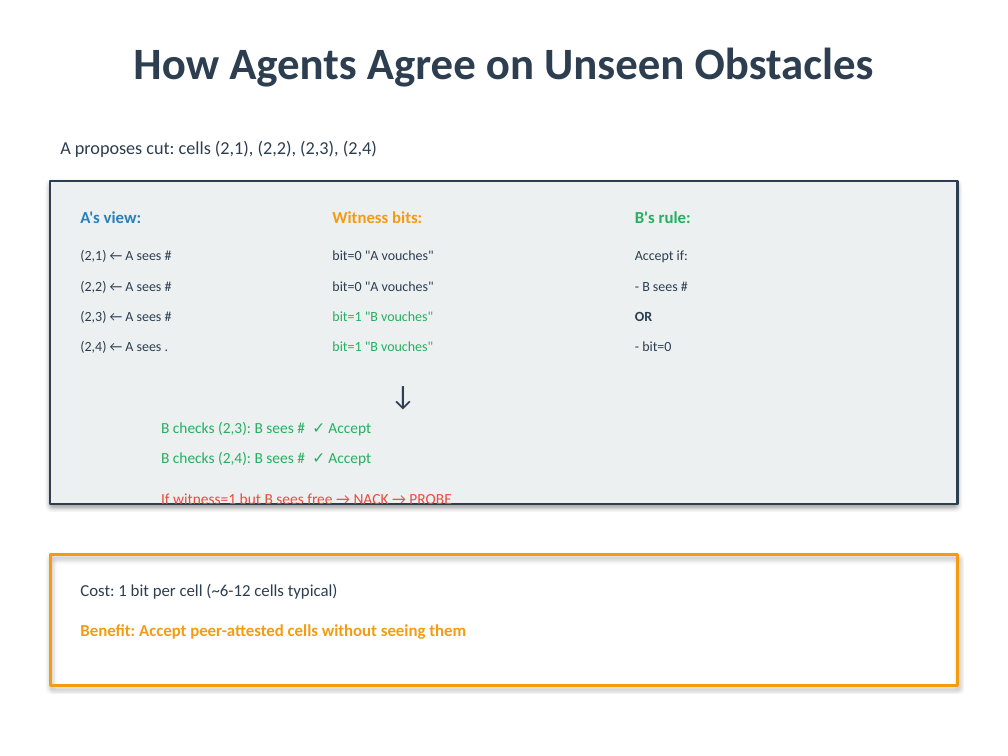
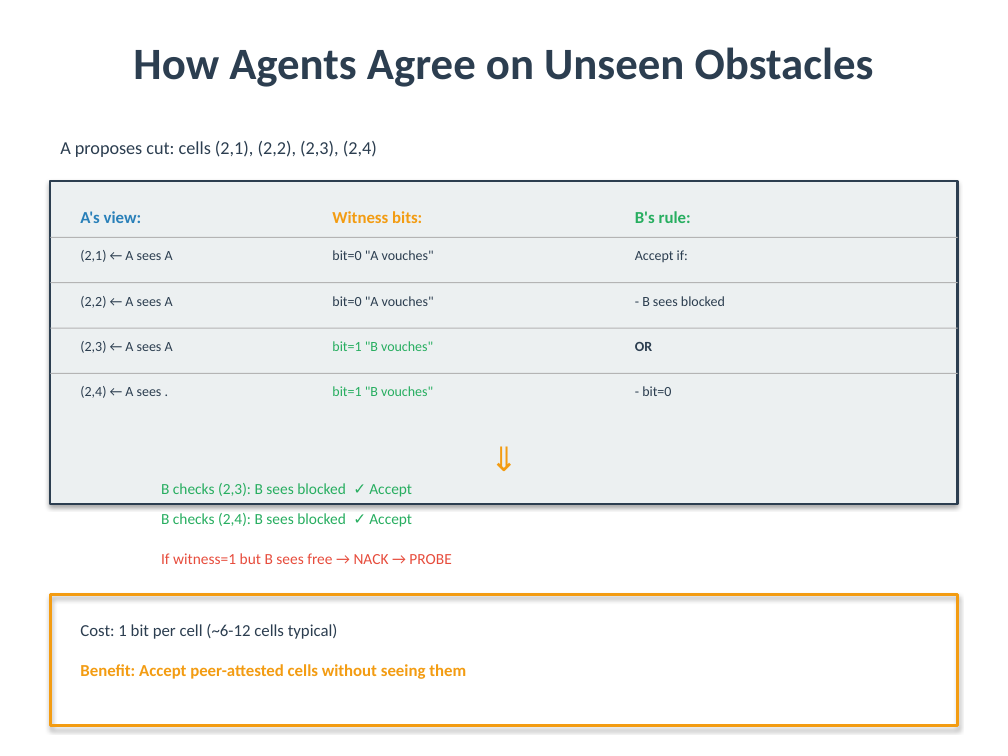
Before and after one commit to Bryan-Nsoh/slide-maker, a slide deck: slide 3 of CertTalk_Presentation.pptx. Drawn at 1008x756 pixels with LibreOffice and Linux fonts; fonts in the diff are those of the drawing. Boxes give left, top, right and bottom in pixels: in the first picture for what was removed or moved away, otherwise in the second. Text is boxed around its words. In the diff, an @@ line names an element or a change of style, - is before the commit and + after.

```diff
--- a/CertTalk_Presentation.pptx
+++ b/CertTalk_Presentation.pptx
@@ rectangle added at box(50, 237, 958, 238), fill #B4B4B4 @@
@@ text at box(80, 250, 173, 262): text changed @@
-(2,1) ← A sees #
+(2,1) ← A sees A
@@ rectangle added at box(50, 282, 958, 283), fill #B4B4B4 @@
@@ text at box(80, 296, 173, 308): text changed @@
-(2,2) ← A sees #
+(2,2) ← A sees A
@@ text "bit=0 "A vouches"": place and size @@
-text "bit=0 "A vouches"" at box(332, 281, 434, 291)
+text "bit=0 "A vouches"" at box(332, 296, 434, 306)
@@ text at box(642, 296, 725, 306): text changed @@
-- B sees #
+- B sees blocked
@@ rectangle added at box(50, 328, 958, 329), fill #B4B4B4 @@
@@ text at box(80, 341, 173, 353): text changed @@
-(2,3) ← A sees #
+(2,3) ← A sees A
@@ text "OR": place and size @@
-text "OR" at box(635, 312, 652, 321)
+text "OR" at box(635, 342, 652, 351)
@@ rectangle added at box(50, 373, 958, 374), fill #B4B4B4 @@
@@ text "(2,4) ← A sees .": place and size @@
-text "(2,4) ← A sees ." at box(80, 341, 162, 353)
+text "(2,4) ← A sees ." at box(80, 386, 162, 398)
@@ text "bit=1 "B vouches"": place and size @@
-text "bit=1 "B vouches"" at box(332, 311, 433, 321)
+text "bit=1 "B vouches"" at box(332, 386, 433, 396)
@@ text "- bit=0": place and size @@
-text "- bit=0" at box(642, 341, 671, 351)
+text "- bit=0" at box(642, 386, 671, 396)
@@ text at box(454, 433, 554, 464): text changed; size 20 to 24 pt; text colour #2C3E50 to #F39C12 @@
-↓
+⇓
@@ text at box(161, 483, 412, 497): text changed @@
-B checks (2,3): B sees # ✓ Accept
+B checks (2,3): B sees blocked ✓ Accept
@@ text at box(161, 513, 412, 527): text changed @@
-B checks (2,4): B sees # ✓ Accept
+B checks (2,4): B sees blocked ✓ Accept
@@ text "If witness=1 but B sees ..." rewrapped from box(161, 491, 451, 507) to box(161, 553, 451, 564) @@
@@ 2 texts, 1 rectangle: place and size @@
-2 texts, 1 rectangle at box(50, 554, 958, 685)
+2 texts, 1 rectangle at box(50, 595, 958, 726)
```
Also in this commit, not shown: 3 other slides changed, 2 other files.
